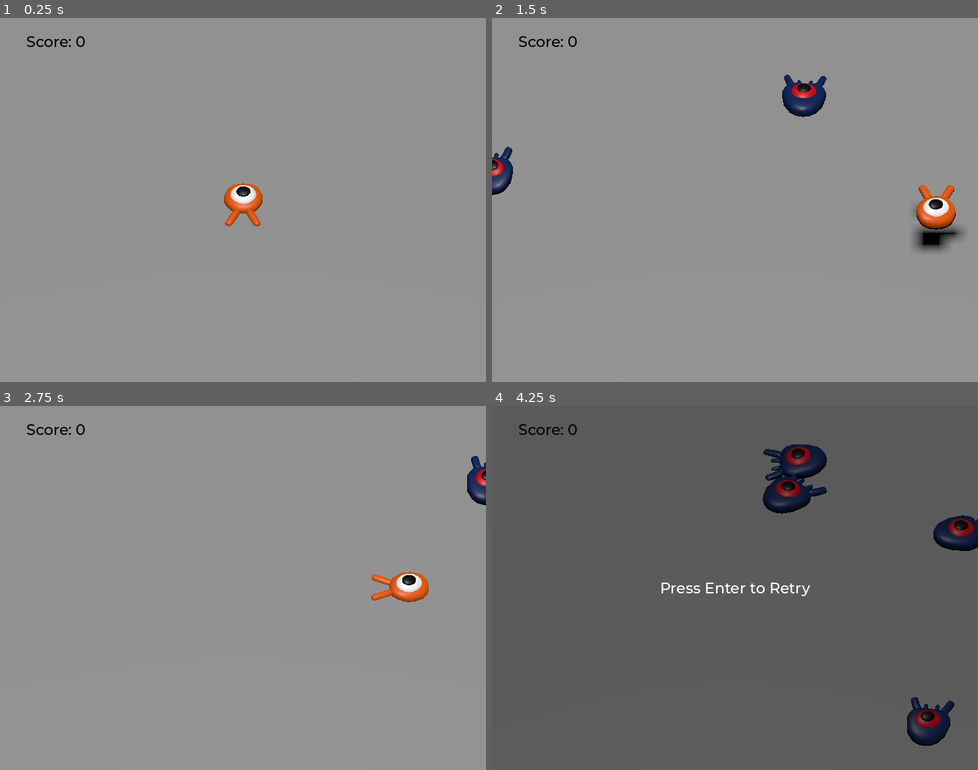
Above: before the commit, frames 1-4 (two rows, left to right).
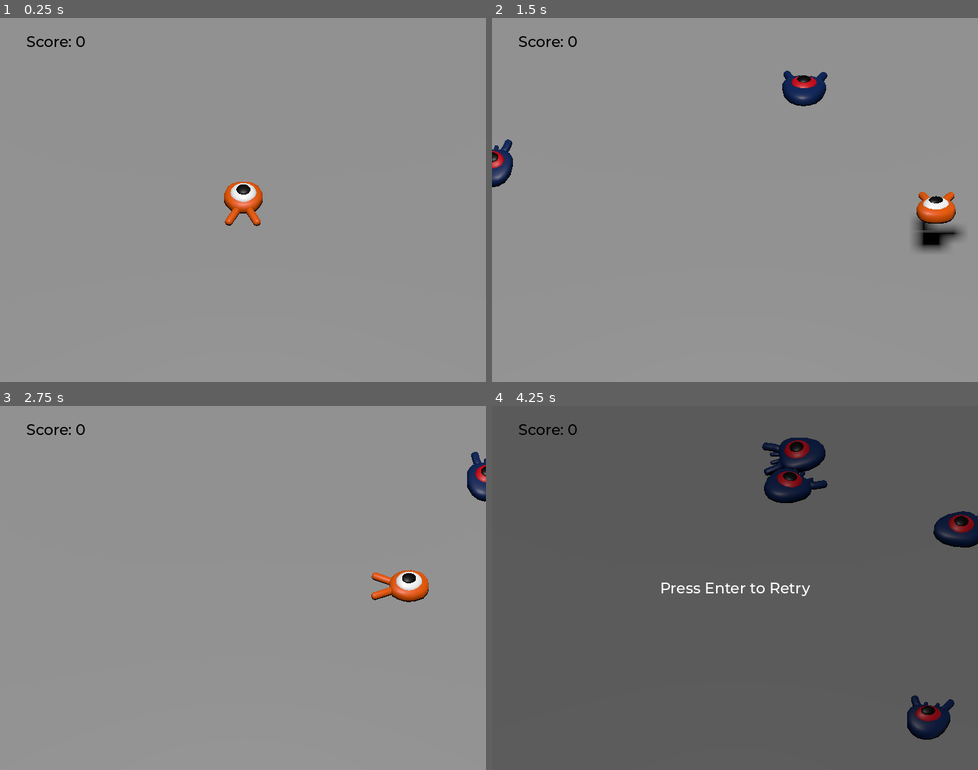
Above: after the commit, the same moments.

Repository: darthjimmy/godot_3d
Game: Godot game, scene res://main.tscn
The game is run twice, just before and just after one commit, with the same random seed, the same clock (stepped at 60 frames per second) and the same inputs.
Inputs:
- Up to frame 1 (0.25 s): no input
- Up to frame 2 (1.5 s): tap Enter (ui_accept) at 0.5 s; hold Right (move_right) 0.53-1.28 s; tap Space (jump) at 0.6, 0.77, 1.07, 1.35 s; hold Down (move_back) from 1.28 s (still down)
- Up to frame 3 (2.75 s): tap Space (jump) at 1.52, 1.82, 2.1 s; release Down (move_back) at 2.03 s; hold Right (move_right) from 2.03 s (still down)
- Up to frame 4 (4.25 s): release Right (move_right) at 2.78 s; hold Up (move_forward) 2.78-3.53 s; tap Space (jump) at 2.85, 3.02, 3.32, 3.6, 3.77, 4.07 s; hold Left (move_left) from 3.53 s (still down)

The runs differ from the first frame. In frame 1, 0.3% of the frame differs, in the area x 46-55%, y 45-58%; in frame 2, 1.8%; in frame 3, 0.7%; in frame 4, 2.6%, in the area x 55-100%, y 8-94%.

Commit message:
animate player and mobs

Diff:
--- a/mob.gd
+++ b/mob.gd
@@ -29,6 +29,7 @@
 	# We then rotate the velocity vector based on the mob's Y rotation
 	# in order to move in the direction the mob is looking.
 	velocity = velocity.rotated(Vector3.UP, rotation.y)
+	$AnimationPlayer.speed_scale = random_speed / min_speed
 
 func _on_visible_on_screen_notifier_3d_screen_exited() -> void:
 	queue_free()
--- a/mob.tscn
+++ b/mob.tscn
@@ -1,10 +1,44 @@
-[gd_scene load_steps=4 format=3 uid="uid://cc6oxyo6soww0"]
+[gd_scene load_steps=6 format=3 uid="uid://cc6oxyo6soww0"]
 
 [ext_resource type="PackedScene" uid="uid://dy21rcl8mlixn" path="res://art/mob.glb" id="1_dy6sc"]
 [ext_resource type="Script" uid="uid://b7gb2aaule155" path="res://mob.gd" id="1_nokgg"]
 
 [sub_resource type="BoxShape3D" id="BoxShape3D_nokgg"]
 size = Vector3(1.59949, 0.76226, 2.12646)
+
+[sub_resource type="Animation" id="Animation_nokgg"]
+resource_name = "float"
+length = 1.2
+loop_mode = 1
+tracks/0/type = "value"
+tracks/0/imported = false
+tracks/0/enabled = true
+tracks/0/path = NodePath("Pivot/Character:position")
+tracks/0/interp = 1
+tracks/0/loop_wrap = true
+tracks/0/keys = {
+"times": PackedFloat32Array(0.3, 0.7),
+"transitions": PackedFloat32Array(0.406126, 2.14354),
+"update": 0,
+"values": [Vector3(0, 0, 0), Vector3(0, 0.65, 0)]
+}
+tracks/1/type = "value"
+tracks/1/imported = false
+tracks/1/enabled = true
+tracks/1/path = NodePath("Pivot/Character:rotation")
+tracks/1/interp = 1
+tracks/1/loop_wrap = true
+tracks/1/keys = {
+"times": PackedFloat32Array(0.1, 0.5),
+"transitions": PackedFloat32Array(0.406126, 0.466516),
+"update": 0,
+"values": [Vector3(0, 0, 0), Vector3(0.139626, 0, 0)]
+}
+
+[sub_resource type="AnimationLibrary" id="AnimationLibrary_ubaqv"]
+_data = {
+&"float": SubResource("Animation_nokgg")
+}
 
 [node name="Mob" type="CharacterBody3D" groups=["mob"]]
 collision_layer = 2
@@ -14,6 +48,7 @@
 [node name="Pivot" type="Node3D" parent="."]
 
 [node name="Character" parent="Pivot" instance=ExtResource("1_dy6sc")]
+transform = Transform3D(1, 0, 0, 0, 0.999999, -0.00161864, 0, 0.00161864, 0.999999, 0, 0.412659, 0)
 
 [node name="CollisionShape3D" type="CollisionShape3D" parent="."]
 transform = Transform3D(1, 0, 0, 0, 1, 0, 0, 0, 1, 0.00268364, 0.364117, 0.026123)
@@ -24,4 +59,10 @@
 transform = Transform3D(1, 0, 0, 0, 1, 0, 0, 0, 1, 0, 0, 0.304254)
 aabb = AABB(-1.16834, -1, -1.7034, 2.32593, 2, 3.40681)
 
+[node name="AnimationPlayer" type="AnimationPlayer" parent="."]
+libraries = {
+&"": SubResource("AnimationLibrary_ubaqv")
+}
+autoplay = "float"
+
 [connection signal="screen_exited" from="VisibleOnScreenNotifier3D" to="." method="_on_visible_on_screen_notifier_3d_screen_exited"]
--- a/player.gd
+++ b/player.gd
@@ -34,7 +34,9 @@
 		direction = direction.normalized()
 		# Setting the basis property will affect the rotation of the node.
 		$Pivot.basis = Basis.looking_at(direction)
-
+		$AnimationPlayer.speed_scale = 4
+	else:
+		$AnimationPlayer.speed_scale = 1
 	# Ground Velocity
 	target_velocity.x = direction.x * speed
 	target_velocity.z = direction.z * speed
@@ -74,6 +76,7 @@
 				break
 
 	move_and_slide()
+	$Pivot.rotation.x = PI / 6 * velocity.y / jump_impulse
 
 func die():
 	hit.emit()
--- a/player.tscn
+++ b/player.tscn
@@ -11,11 +11,74 @@
 height = 0.119354
 radius = 0.998047
 
+[sub_resource type="Animation" id="Animation_onrkg"]
+resource_name = "float"
+length = 1.2
+loop_mode = 1
+tracks/0/type = "value"
+tracks/0/imported = false
+tracks/0/enabled = true
+tracks/0/path = NodePath("Pivot/Character:position")
+tracks/0/interp = 1
+tracks/0/loop_wrap = true
+tracks/0/keys = {
+"times": PackedFloat32Array(0.3, 0.7),
+"transitions": PackedFloat32Array(0.406126, 2.14354),
+"update": 0,
+"values": [Vector3(0, 0, 0), Vector3(0, 0.65, 0)]
+}
+tracks/1/type = "value"
+tracks/1/imported = false
+tracks/1/enabled = true
+tracks/1/path = NodePath("Pivot/Character:rotation")
+tracks/1/interp = 1
+tracks/1/loop_wrap = true
+tracks/1/keys = {
+"times": PackedFloat32Array(0.1, 0.5),
+"transitions": PackedFloat32Array(0.406126, 0.466516),
+"update": 0,
+"values": [Vector3(0, 0, 0), Vector3(0.139626, 0, 0)]
+}
+
+[sub_resource type="Animation" id="Animation_i3pqv"]
+length = 0.001
+tracks/0/type = "value"
+tracks/0/imported = false
+tracks/0/enabled = true
+tracks/0/path = NodePath("Pivot/Character:position")
+tracks/0/interp = 1
+tracks/0/loop_wrap = true
+tracks/0/keys = {
+"times": PackedFloat32Array(0),
+"transitions": PackedFloat32Array(1),
+"update": 0,
+"values": [Vector3(0, 0, 0)]
+}
+tracks/1/type = "value"
+tracks/1/imported = false
+tracks/1/enabled = true
+tracks/1/path = NodePath("Pivot/Character:rotation")
+tracks/1/interp = 1
+tracks/1/loop_wrap = true
+tracks/1/keys = {
+"times": PackedFloat32Array(0),
+"transitions": PackedFloat32Array(1),
+"update": 0,
+"values": [Vector3(0, 0, 0)]
+}
+
+[sub_resource type="AnimationLibrary" id="AnimationLibrary_hqtel"]
+_data = {
+&"RESET": SubResource("Animation_i3pqv"),
+&"float": SubResource("Animation_onrkg")
+}
+
 [node name="Player" type="CharacterBody3D"]
 collision_mask = 6
 script = ExtResource("1_onrkg")
 
 [node name="Pivot" type="Node3D" parent="."]
+transform = Transform3D(1, 0, 0, 0, 1, 0, 0, 0, 1, 0, 0.145122, 0)
 
 [node name="Character" parent="Pivot" instance=ExtResource("1_4flbx")]
 
@@ -32,4 +95,9 @@
 transform = Transform3D(1, 0, 0, 0, 1, 0, 0, 0, 1, 0, 0.63064, 0)
 shape = SubResource("CylinderShape3D_onrkg")
 
+[node name="AnimationPlayer" type="AnimationPlayer" parent="."]
+libraries = {
+&"": SubResource("AnimationLibrary_hqtel")
+}
+
 [connection signal="body_entered" from="MobDetector" to="." method="_on_mob_detector_body_entered"]
Not shown: 1 places in player.tscn that only renumber resources
